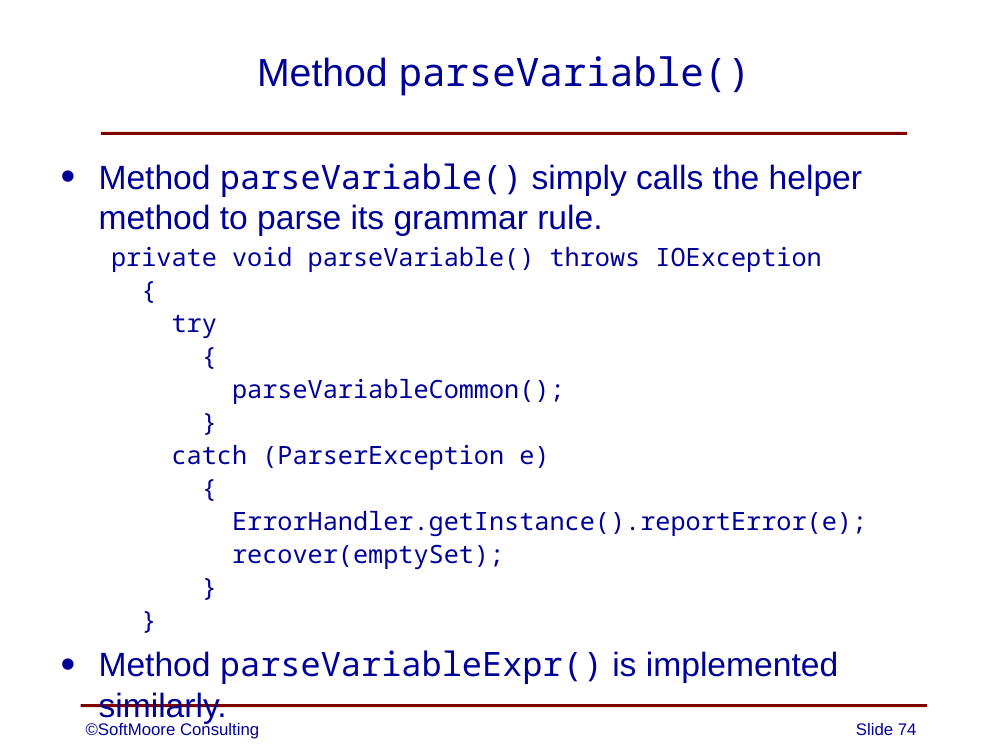
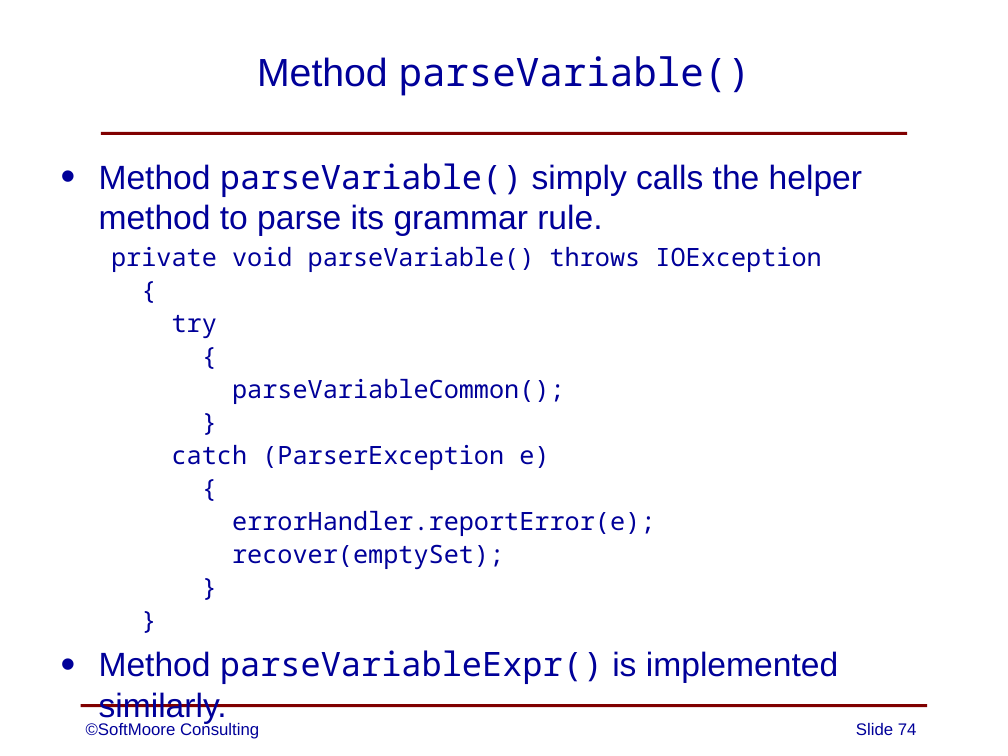
Before and after one commit to SoftMoore/CPRL-Java-3rd, a slide deck: slide 74 of PowerPoints/06 - Syntax Analysis.pptx. Drawn at 1008x756 pixels with LibreOffice and Linux fonts; fonts in the diff are those of the drawing. Boxes give left, top, right and bottom in pixels: in the first picture for what was removed or moved away, otherwise in the second. Text is boxed around its words. In the diff, an @@ line names an element or a change of style, - is before the commit and + after.

```diff
--- a/PowerPoints/06 - Syntax Analysis.pptx
+++ b/PowerPoints/06 - Syntax Analysis.pptx
@@ text at (232,511,655,536): text changed @@
-  ErrorHandler.getInstance().reportError(e);
+  errorHandler.reportError(e);
```
Also in this commit, not shown: 2 other files.
